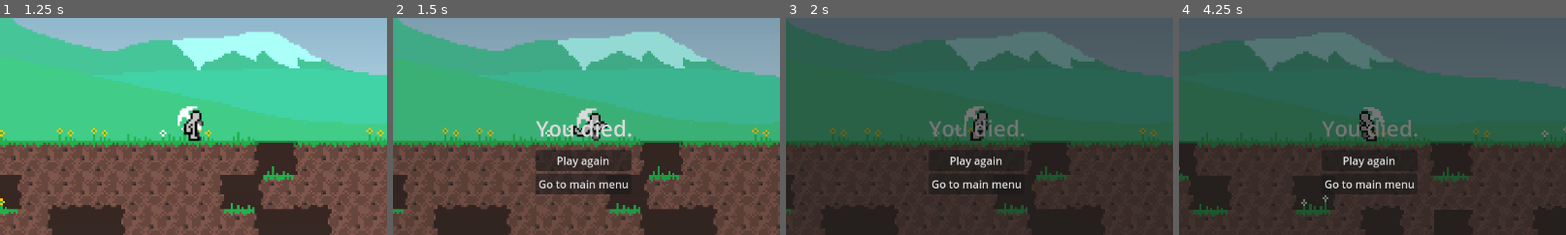
Above: before the commit, frames 1-4 (left to right).
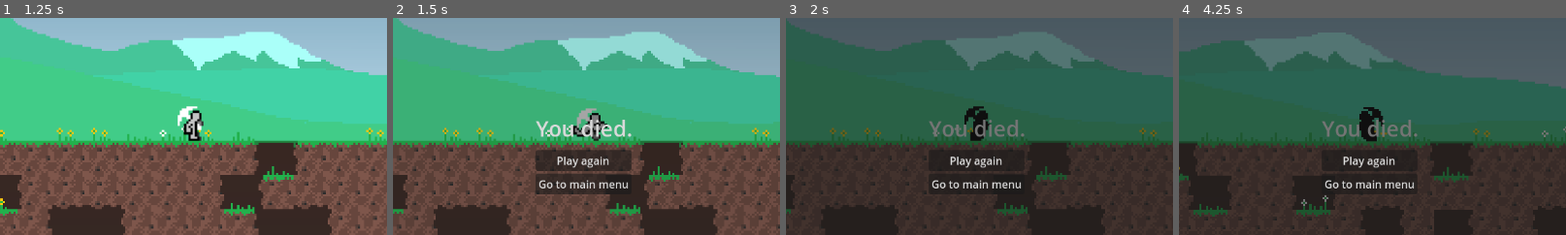
Above: after the commit, the same moments.

Repository: d-v-b/ld58
Game: Godot game, scene res://scenes/main_menu.tscn
Same seed, same stepped clock (60 frames per second), same inputs: the game is played once before the commit and once after it.
Inputs (mouse positions are % of the whole screen's width and height, from its top left):
- Up to frame 1 (1.25 s): click "Start" at 0.5 s
- Up to frame 2 (1.5 s): tap Enter at 1.25 s; move the mouse to (3, 3) at 1.27 s; hold D (move_right) from 1.28 s (still down); tap X (action_die) at 1.35 s
- Up to frame 3 (2 s): keep holding D (move_right); tap Space (action_jump) at 1.52 s
- Up to frame 4 (4.25 s): release D (move_right) at 2 s; click "Play again" at 2 s; tap Space (action_jump) at 2.75, 3.02 s; move the mouse to (30, 55) at 2.77 s; hold D (move_right) 2.78-3.53 s; tap F (action_mine) at 2.85 s; move the mouse to (60, 28) at 3.52 s; hold A (move_left) from 3.53 s (still down); tap X (action_die) at 3.6 s
The pictures show only the part of the screen within x 25-75%, y 25-75%; the shares and areas given below are measured in that part.

Frame 1 is identical in both runs. In frame 2, 0.4% of the frame differs, in the area x 47-55%, y 41-56%; in frame 3, 0.4%; in frame 4, 0.4%, in the area x 46-53%, y 41-56%.

Commit message:
fade character sprite to black

Diff:
--- a/Collector/scenes/player.tscn
+++ b/Collector/scenes/player.tscn
@@ -12,14 +12,14 @@
 tracks/0/type = "value"
 tracks/0/imported = false
 tracks/0/enabled = true
-tracks/0/path = NodePath("PlayerVisual:color")
+tracks/0/path = NodePath("AnimatedSprite2D:modulate")
 tracks/0/interp = 1
 tracks/0/loop_wrap = true
 tracks/0/keys = {
 "times": PackedFloat32Array(0, 0.46666667),
 "transitions": PackedFloat32Array(1, 1),
 "update": 0,
-"values": [Color(0, 0.32941177, 0.58431375, 1), Color(0, 0, 0, 1)]
+"values": [Color(1, 1, 1, 1), Color(0, 0, 0, 1)]
 }
 
 [sub_resource type="Animation" id="Animation_dqkch"]
@@ -27,14 +27,14 @@
 tracks/0/type = "value"
 tracks/0/imported = false
 tracks/0/enabled = true
-tracks/0/path = NodePath("PlayerVisual:color")
+tracks/0/path = NodePath("AnimatedSprite2D:modulate")
 tracks/0/interp = 1
 tracks/0/loop_wrap = true
 tracks/0/keys = {
 "times": PackedFloat32Array(0),
 "transitions": PackedFloat32Array(1),
 "update": 0,
-"values": [Color(0, 0.32941177, 0.58431375, 1)]
+"values": [Color(1, 1, 1, 1)]
 }
 
 [sub_resource type="AnimationLibrary" id="AnimationLibrary_qlg0r"]
